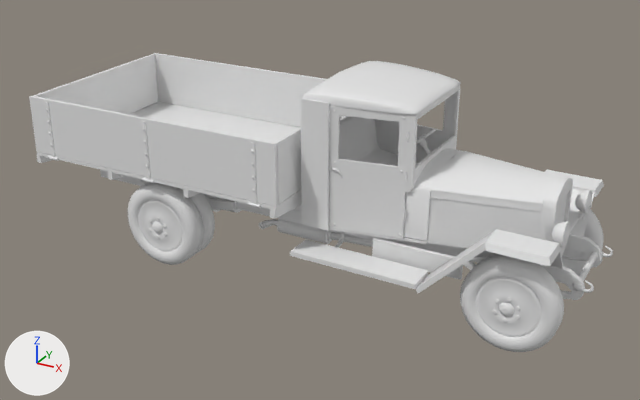
The FBX model assets/models/vehicle/truck/zis-5b/model.fbx, before and after one commit.
The view is the same before and after, from a camera (50 mm lens) standing at (4.23, -7.76, 4.56) and looking at (0.03, -0.13, 0.74). Arrows for +X, +Y and +Z are at lower left; the lights stay in place. Where no turn or scale is listed for an object, it has been applied to the vertices. Vertices at the same position are counted once.

Names of what the first picture shows: 'Zis'.
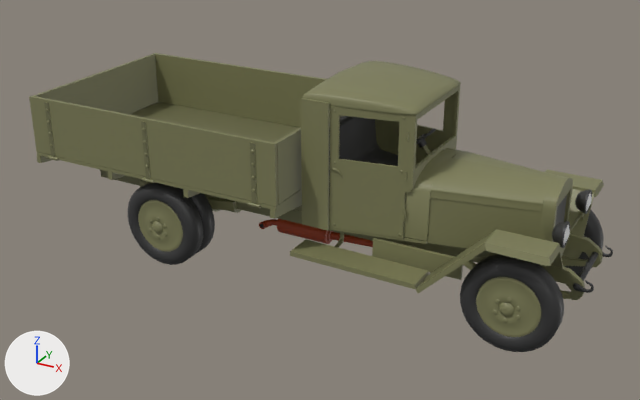
The change, as a diff of the scene's bpy script:
```diff
--- a/assets/models/vehicle/truck/zis-5b/model.fbx.py
+++ b/assets/models/vehicle/truck/zis-5b/model.fbx.py
@@ mat_olive @@
+mat_olive = principled_material('olive')
+mat_olive.base_color = (0.205, 0.205, 0.0953)  # yellow #7d7d57
@@ mat_rust @@
+mat_rust = principled_material('rust')
+mat_rust.base_color = (0.287, 0.034, 0.00327)  # brown #92340b
@@ mat_olive2 @@
+mat_olive2 = principled_material('olive2')
+mat_olive2.base_color = (0.149, 0.149, 0.0703)  # dark yellow #6c6c4b
@@ mat_black @@
+mat_black = principled_material('black')
+mat_black.base_color = (0.0331, 0.0331, 0.0331)  # black #333333
@@ mat_gray @@
+mat_gray = principled_material('gray')
+mat_gray.base_color = (0.319, 0.319, 0.319)  # grey #999999
@@ me_cube_004 @@
 me_cube_004.from_pydata(...)  # 9451 vertices, 8230 faces; spans x -3.1..3.01, y -1.12..1.12, z 0.0..2.16
 # used by ob_zis; location = (0.0, 0.0, 0.0)
+# me_cube_004 part 1: 5163 of the faces centred in x -3.1..2.92, y -1.11..1.11, z 0.18..2.16 switch from mat_zis (white #e7e7e7) to mat_olive (yellow #7d7d57)
+# me_cube_004 part 2: 2587 of the faces centred in x -1.91..3.01, y -1.03..1.03, z 0.0..1.66 switch from mat_zis (white #e7e7e7) to mat_black (black #333333)
+# me_cube_004 part 3: 240 of the faces centred in x -0.53..1.14, y -0.47..-0.26, z 0.39..0.69 switch from mat_zis (white #e7e7e7) to mat_rust (brown #92340b)
+# me_cube_004 part 4: 69 of the faces centred in x -3.08..0.01, y -1.1..1.11, z 0.65..1.34 switch from mat_zis (white #e7e7e7) to mat_olive2 (dark yellow #6c6c4b)
+# me_cube_004 part 5: 25 of the faces centred in x 1.56..2.9, y -0.42..0.2, z 0.48..0.94 switch from mat_zis (white #e7e7e7) to mat_olive2 (dark yellow #6c6c4b)
+me_cube_004.materials.append(mat_gray)  # grey #999999
```

Pixel boxes (x1, y1, x2, y2) of what changed, in the pictures (640 x 400 px):
part 1 of me_cube_004, recoloured (grey to yellow)
    both: (29, 53, 604, 337)
part 2 of me_cube_004, recoloured (grey to black)
    both: (128, 116, 613, 352)
part 3 of me_cube_004, recoloured (grey to brown)
    both: (259, 219, 373, 247)
part 4 of me_cube_004, recoloured (white to yellow)
    both: (40, 102, 428, 250)
part 5 of me_cube_004, recoloured (grey to yellow)
    both: (427, 214, 583, 300)
